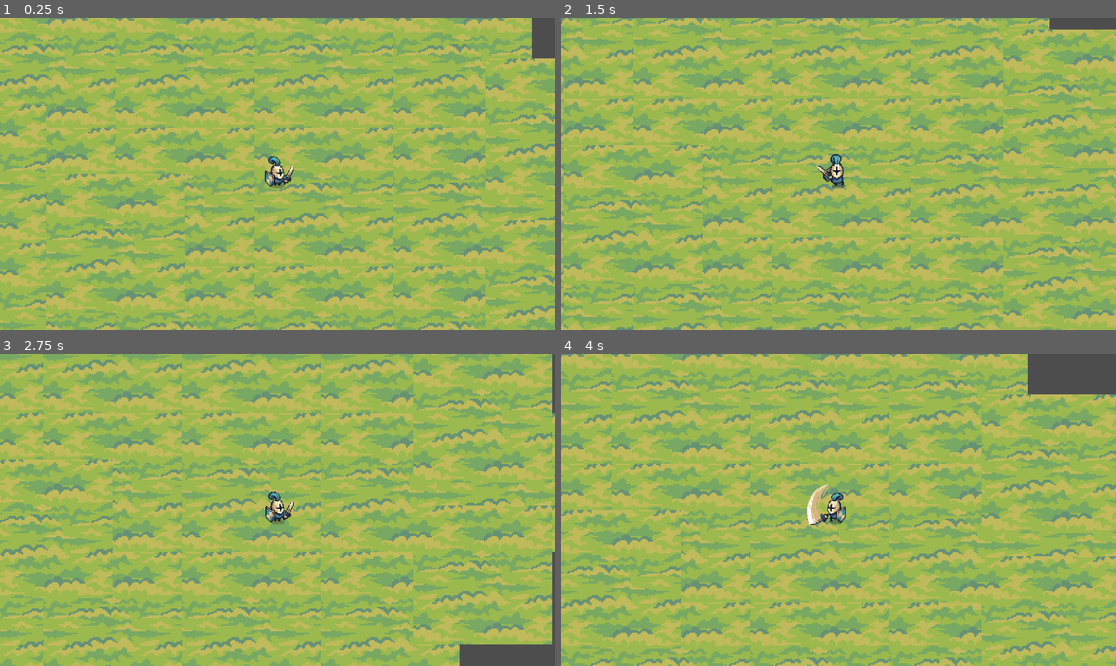
Above: before the commit, frames 1-4 (two rows, left to right).
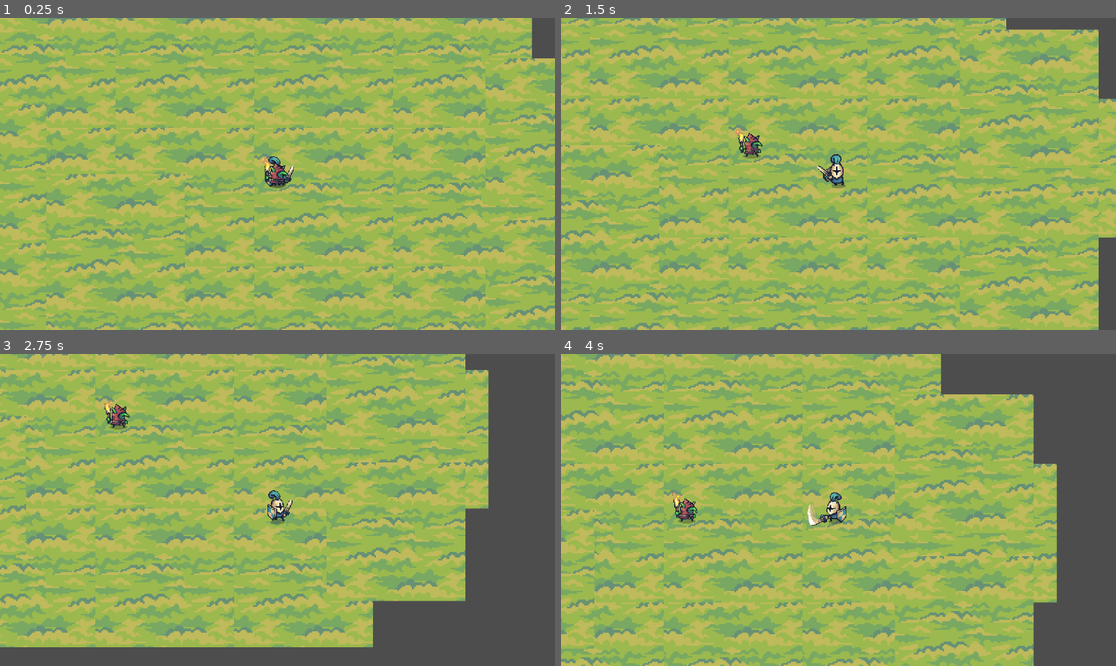
Above: after the commit, the same moments.

Repository: ignacionahuelbaez/sekidan-technical-test
Game: Godot game, scene res://world.tscn
The game is run twice, just before and just after one commit, with the same random seed, the same clock (stepped at 60 frames per second) and the same inputs.
Inputs:
- Up to frame 1 (0.25 s): no input
- Up to frame 2 (1.5 s): hold Right (ui_right) 0.53-1.28 s; tap J (atacar) at 0.6, 1.35 s; hold Down (ui_down) from 1.28 s (still down)
- Up to frame 3 (2.75 s): release Down (ui_down) at 2.03 s; hold Right (ui_right) from 2.03 s (still down); tap J (atacar) at 2.1 s
- Up to frame 4 (4 s): release Right (ui_right) at 2.78 s; hold Up (ui_up) 2.78-3.53 s; tap J (atacar) at 2.85, 3.6 s; hold Left (ui_left) from 3.53 s (still down)

The runs differ from the first frame. In frame 1, 0.2% of the frame differs, in the area x 47-52%, y 44-55%; in frame 2, 55%; in frame 3, 69%, in the area x 0-100%, y 0-100%; in frame 4, 57%.

Commit message:
Descripción de cambios

Diff:
--- a/enemy.gd
+++ b/enemy.gd
@@ -7,15 +7,12 @@
 @export var attack_damage: float = 15.0
 @export var max_health: float = 60.0
 
-# === REFERENCIAS CORREGIDAS SEGÚN TU ESCENA ===
 @onready var health_compon: HealthComponent = $HealthComponent
 @onready var hurtbox: HurtboxComponent = $HurtboxComponent
 @onready var hitbox: HitboxComponent = $HitboxComponent
 @onready var animated_sprite: AnimatedSprite2D = $AnimatedSprite2D
+@onready var navigation_agent: NavigationAgent2D = $NavigationAgent2D
 @onready var attack_timer: Timer = $Timer
-
-# NavigationAgent2D (lo añadiremos después)
-@onready var navigation_agent: NavigationAgent2D = null
 
 var player: Player = null
 var is_attacking: bool = false
@@ -35,20 +32,14 @@
 	if hitbox:
 		hitbox.damage = attack_damage
 
-	# Buscar jugador
 	player = get_tree().get_first_node_in_group("player")
 	if not player:
 		push_warning("Enemy: No se encontró jugador en grupo 'player'")
 
-	# Timer
 	if attack_timer:
 		attack_timer.wait_time = 1.2
 		attack_timer.one_shot = true
 		attack_timer.timeout.connect(_on_attack_timer_timeout)
-
-	# NavigationAgent (si existe)
-	if has_node("NavigationAgent2D"):
-		navigation_agent = $NavigationAgent2D
 
 
 func _physics_process(_delta: float) -> void:
@@ -62,7 +53,7 @@
 
 	if distance_to_player <= attack_range and not is_attacking:
 		_start_attack()
-	elif distance_to_player <= detection_range and navigation_agent:
+	elif distance_to_player <= detection_range:
 		_chase_player()
 	else:
 		_idle()
--- a/world.tscn
+++ b/world.tscn
@@ -14,6 +14,7 @@
 [ext_resource type="Script" uid="uid://cw3mb10bic1xa" path="res://components/health_component.gd" id="12_hiqwa"]
 [ext_resource type="Script" uid="uid://bfmpkiv6433ni" path="res://components/hurtbox_component.gd" id="13_2u3nc"]
 [ext_resource type="Script" uid="uid://dxj6i1lnitkd1" path="res://components/hitbox_component.gd" id="14_udxuc"]
+[ext_resource type="Texture2D" uid="uid://br3w4r2pueq3i" path="res://assets/Torch_Red.png" id="15_hiqwa"]
 
 [sub_resource type="TileSetAtlasSource" id="TileSetAtlasSource_ic0uy"]
 texture = ExtResource("1_wse8f")
@@ -741,7 +742,7 @@
 }],
 "loop": false,
 "name": &"attack",
-"speed": 10.0
+"speed": 12.0
 }, {
 "frames": [{
 "duration": 1.0,
@@ -764,7 +765,7 @@
 }],
 "loop": false,
 "name": &"attack_down",
-"speed": 10.0
+"speed": 12.0
 }, {
 "frames": [{
 "duration": 1.0,
@@ -787,7 +788,7 @@
 }],
 "loop": false,
 "name": &"attack_up",
-"speed": 10.0
+"speed": 12.0
 }, {
 "frames": [{
 "duration": 1.0,
@@ -886,6 +887,251 @@
 [sub_resource type="RectangleShape2D" id="RectangleShape2D_ioo17"]
 size = Vector2(12, 16)
 
+[sub_resource type="AtlasTexture" id="AtlasTexture_e77ka"]
+atlas = ExtResource("15_hiqwa")
+region = Rect2(0, 384, 192, 192)
+
+[sub_resource type="AtlasTexture" id="AtlasTexture_c0wax"]
+atlas = ExtResource("15_hiqwa")
+region = Rect2(192, 384, 192, 192)
+
+[sub_resource type="AtlasTexture" id="AtlasTexture_sedwk"]
+atlas = ExtResource("15_hiqwa")
+region = Rect2(384, 384, 192, 192)
+
+[sub_resource type="AtlasTexture" id="AtlasTexture_37ykd"]
+atlas = ExtResource("15_hiqwa")
+region = Rect2(576, 384, 192, 192)
+
+[sub_resource type="AtlasTexture" id="AtlasTexture_1hvhf"]
+atlas = ExtResource("15_hiqwa")
+region = Rect2(768, 384, 192, 192)
+
+[sub_resource type="AtlasTexture" id="AtlasTexture_75cpn"]
+atlas = ExtResource("15_hiqwa")
+region = Rect2(960, 384, 192, 192)
+
+[sub_resource type="AtlasTexture" id="AtlasTexture_ct3wn"]
+atlas = ExtResource("15_hiqwa")
+region = Rect2(0, 576, 192, 192)
+
+[sub_resource type="AtlasTexture" id="AtlasTexture_ynm8w"]
+atlas = ExtResource("15_hiqwa")
+region = Rect2(192, 576, 192, 192)
+
+[sub_resource type="AtlasTexture" id="AtlasTexture_rakx2"]
+atlas = ExtResource("15_hiqwa")
+region = Rect2(384, 576, 192, 192)
+
+[sub_resource type="AtlasTexture" id="AtlasTexture_3fh52"]
+atlas = ExtResource("15_hiqwa")
+region = Rect2(576, 576, 192, 192)
+
+[sub_resource type="AtlasTexture" id="AtlasTexture_8f1f8"]
+atlas = ExtResource("15_hiqwa")
+region = Rect2(768, 576, 192, 192)
+
+[sub_resource type="AtlasTexture" id="AtlasTexture_lxwtw"]
+atlas = ExtResource("15_hiqwa")
+region = Rect2(960, 576, 192, 192)
+
+[sub_resource type="AtlasTexture" id="AtlasTexture_ir1d4"]
+atlas = ExtResource("15_hiqwa")
+region = Rect2(0, 768, 192, 192)
+
+[sub_resource type="AtlasTexture" id="AtlasTexture_tj74d"]
+atlas = ExtResource("15_hiqwa")
+region = Rect2(192, 768, 192, 192)
+
+[sub_resource type="AtlasTexture" id="AtlasTexture_yy5nj"]
+atlas = ExtResource("15_hiqwa")
+region = Rect2(384, 768, 192, 192)
+
+[sub_resource type="AtlasTexture" id="AtlasTexture_p5g01"]
+atlas = ExtResource("15_hiqwa")
+region = Rect2(576, 768, 192, 192)
+
+[sub_resource type="AtlasTexture" id="AtlasTexture_fl6gn"]
+atlas = ExtResource("15_hiqwa")
+region = Rect2(768, 768, 192, 192)
+
+[sub_resource type="AtlasTexture" id="AtlasTexture_gjwlp"]
+atlas = ExtResource("15_hiqwa")
+region = Rect2(960, 768, 192, 192)
+
+[sub_resource type="AtlasTexture" id="AtlasTexture_k3lar"]
+atlas = ExtResource("15_hiqwa")
+region = Rect2(0, 0, 192, 192)
+
+[sub_resource type="AtlasTexture" id="AtlasTexture_olr1q"]
+atlas = ExtResource("15_hiqwa")
+region = Rect2(192, 0, 192, 192)
+
+[sub_resource type="AtlasTexture" id="AtlasTexture_q42o5"]
+atlas = ExtResource("15_hiqwa")
+region = Rect2(384, 0, 192, 192)
+
+[sub_resource type="AtlasTexture" id="AtlasTexture_b7btk"]
+atlas = ExtResource("15_hiqwa")
+region = Rect2(576, 0, 192, 192)
+
+[sub_resource type="AtlasTexture" id="AtlasTexture_kkgr2"]
+atlas = ExtResource("15_hiqwa")
+region = Rect2(768, 0, 192, 192)
+
+[sub_resource type="AtlasTexture" id="AtlasTexture_iett8"]
+atlas = ExtResource("15_hiqwa")
+region = Rect2(960, 0, 192, 192)
+
+[sub_resource type="AtlasTexture" id="AtlasTexture_r5m4j"]
+atlas = ExtResource("15_hiqwa")
+region = Rect2(1152, 0, 192, 192)
+
+[sub_resource type="AtlasTexture" id="AtlasTexture_yfwfa"]
+atlas = ExtResource("15_hiqwa")
+region = Rect2(0, 192, 192, 192)
+
+[sub_resource type="AtlasTexture" id="AtlasTexture_qm10a"]
+atlas = ExtResource("15_hiqwa")
+region = Rect2(192, 192, 192, 192)
+
+[sub_resource type="AtlasTexture" id="AtlasTexture_7fs00"]
+atlas = ExtResource("15_hiqwa")
+region = Rect2(384, 192, 192, 192)
+
+[sub_resource type="AtlasTexture" id="AtlasTexture_e0aah"]
+atlas = ExtResource("15_hiqwa")
+region = Rect2(576, 192, 192, 192)
+
+[sub_resource type="AtlasTexture" id="AtlasTexture_415my"]
+atlas = ExtResource("15_hiqwa")
+region = Rect2(768, 192, 192, 192)
+
+[sub_resource type="AtlasTexture" id="AtlasTexture_eewsi"]
+atlas = ExtResource("15_hiqwa")
+region = Rect2(960, 192, 192, 192)
+
+[sub_resource type="SpriteFrames" id="SpriteFrames_e77ka"]
+animations = [{
+"frames": [{
+"duration": 1.0,
+"texture": SubResource("AtlasTexture_e77ka")
+}, {
+"duration": 1.0,
+"texture": SubResource("AtlasTexture_c0wax")
+}, {
+"duration": 1.0,
+"texture": SubResource("AtlasTexture_sedwk")
+}, {
+"duration": 1.0,
+"texture": SubResource("AtlasTexture_37ykd")
+}, {
+"duration": 1.0,
+"texture": SubResource("AtlasTexture_1hvhf")
+}, {
+"duration": 1.0,
+"texture": SubResource("AtlasTexture_75cpn")
+}],
+"loop": false,
+"name": &"attack",
+"speed": 12.0
+}, {
+"frames": [{
+"duration": 1.0,
+"texture": SubResource("AtlasTexture_ct3wn")
+}, {
+"duration": 1.0,
+"texture": SubResource("AtlasTexture_ynm8w")
+}, {
+"duration": 1.0,
+"texture": SubResource("AtlasTexture_rakx2")
+}, {
+"duration": 1.0,
+"texture": SubResource("AtlasTexture_3fh52")
+}, {
+"duration": 1.0,
+"texture": SubResource("AtlasTexture_8f1f8")
+}, {
+"duration": 1.0,
+"texture": SubResource("AtlasTexture_lxwtw")
+}],
+"loop": false,
+"name": &"attack_down",
+"speed": 12.0
+}, {
+"frames": [{
+"duration": 1.0,
+"texture": SubResource("AtlasTexture_ir1d4")
+}, {
+"duration": 1.0,
+"texture": SubResource("AtlasTexture_tj74d")
+}, {
+"duration": 1.0,
+"texture": SubResource("AtlasTexture_yy5nj")
+}, {
+"duration": 1.0,
+"texture": SubResource("AtlasTexture_p5g01")
+}, {
+"duration": 1.0,
+"texture": SubResource("AtlasTexture_fl6gn")
+}, {
+"duration": 1.0,
+"texture": SubResource("AtlasTexture_gjwlp")
+}],
+"loop": false,
+"name": &"attack_up",
+"speed": 12.0
+}, {
+"frames": [{
+"duration": 1.0,
+"texture": SubResource("AtlasTexture_k3lar")
+}, {
+"duration": 1.0,
+"texture": SubResource("AtlasTexture_olr1q")
+}, {
+"duration": 1.0,
+"texture": SubResource("AtlasTexture_q42o5")
+}, {
+"duration": 1.0,
+"texture": SubResource("AtlasTexture_b7btk")
+}, {
+"duration": 1.0,
+"texture": SubResource("AtlasTexture_kkgr2")
+}, {
+"duration": 1.0,
+"texture": SubResource("AtlasTexture_iett8")
+}, {
+"duration": 1.0,
+"texture": SubResource("AtlasTexture_r5m4j")
+}],
+"loop": true,
+"name": &"ilde",
+"speed": 10.0
+}, {
+"frames": [{
+"duration": 1.0,
+"texture": SubResource("AtlasTexture_yfwfa")
+}, {
+"duration": 1.0,
+"texture": SubResource("AtlasTexture_qm10a")
+}, {
+"duration": 1.0,
+"texture": SubResource("AtlasTexture_7fs00")
+}, {
+"duration": 1.0,
+"texture": SubResource("AtlasTexture_e0aah")
+}, {
+"duration": 1.0,
+"texture": SubResource("AtlasTexture_415my")
+}, {
+"duration": 1.0,
+"texture": SubResource("AtlasTexture_eewsi")
+}],
+"loop": true,
+"name": &"walk",
+"speed": 10.0
+}]
+
 [node name="world" type="Node2D" unique_id=655083946]
 
 [node name="suelo" type="TileMapLayer" parent="." unique_id=361008697]
@@ -901,7 +1147,7 @@
 [node name="AnimatedSprite2D" type="AnimatedSprite2D" parent="player" unique_id=407095699]
 scale = Vector2(0.25, 0.25)
 sprite_frames = SubResource("SpriteFrames_ioo17")
-animation = &"dead"
+animation = &"walk"
 autoplay = "idle"
 
 [node name="CollisionShape2D" type="CollisionShape2D" parent="player" unique_id=2091782850]
@@ -947,7 +1193,10 @@
 metadata/_custom_type_script = "uid://dxj6i1lnitkd1"
 
 [node name="AnimatedSprite2D" type="AnimatedSprite2D" parent="Enemy" unique_id=235760624]
-offset = Vector2(0.25, 0.25)
+scale = Vector2(0.25, 0.25)
+sprite_frames = SubResource("SpriteFrames_e77ka")
+animation = &"attack"
+autoplay = "ilde"
 
 [node name="Timer" type="Timer" parent="Enemy" unique_id=351836041]
 
Binary file added: assets/Torch_Red.png
Not shown, added: assets/Torch_Red.png.import
Not shown, changed: proyecto_completo.txt
